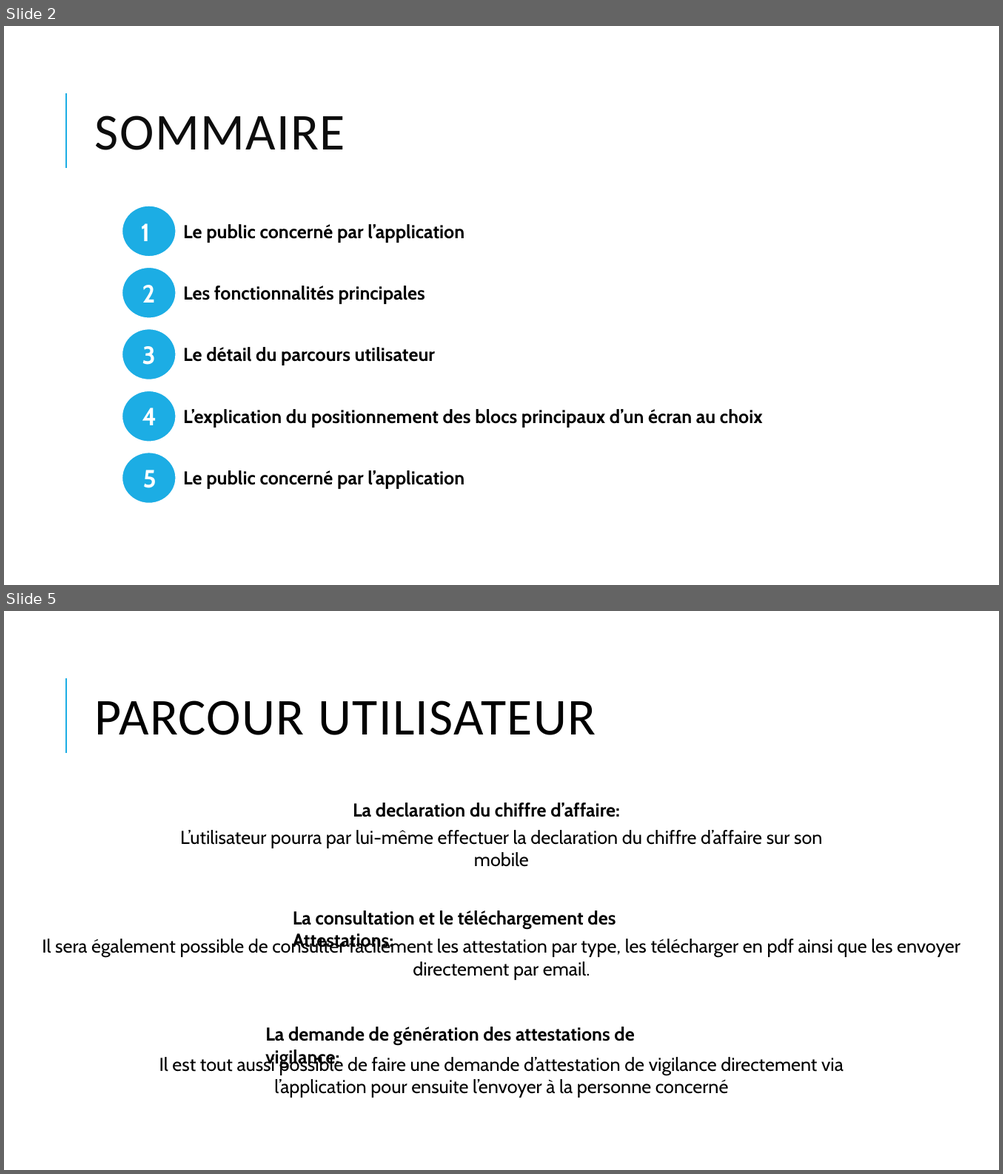
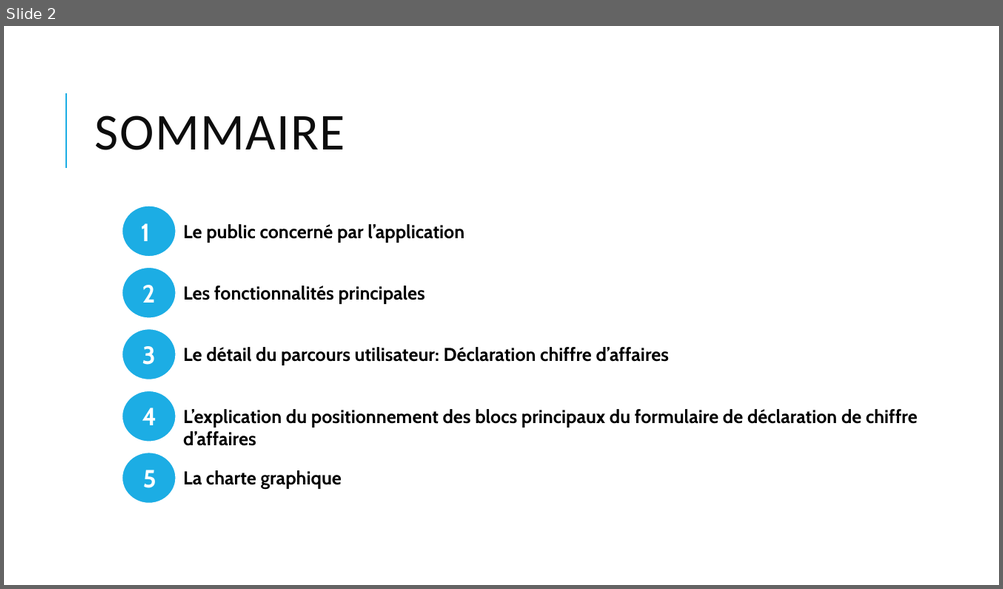
Before and after one commit to AmauryDoux/UrssaffMobile, a slide deck: AmauryDoux-UrssafMobile presentation.pptx. Shown one above the other, each under a label of ours: slides 2 and 5 before the commit, slide 2 after it; the slides between them are not shown. The pictures are 1003x1174 and 1003x589 pixels, drawn with LibreOffice and Linux fonts; fonts in the diff are those of the drawing. Boxes give left, top, right and bottom in pixels: in the first picture for what was removed or moved away, otherwise in the second. Text is boxed around its words. In the diff, an @@ line names an element or a change of style, - is before the commit and + after.

```diff
--- a/AmauryDoux-UrssafMobile presentation.pptx
+++ b/AmauryDoux-UrssafMobile presentation.pptx
@@ slide 5 removed at (x1=4, y1=611, x2=999, y2=1170), background #FFFFFF; not listed: 1 template element that a slide beside it also shows @@
@@ title removed at (x1=95, y1=701, x2=595, y2=735) @@
-PARCOUR UTILISATEUR
@@ text removed at (x1=353, y1=803, x2=620, y2=817) @@
-La declaration du chiffre d’affaire:
@@ text removed at (x1=180, y1=830, x2=822, y2=849) @@
-L’utilisateur pourra par lui-même effectuer la declaration du chiffre d’affaire sur son mobile
@@ text removed at (x1=293, y1=911, x2=615, y2=951) @@
-La consultation et le téléchargement des Attestations:
@@ text removed at (x1=42, y1=937, x2=960, y2=980) @@
-Il sera également possible de consulter facilement les attestation par type, les télécharger en pdf ainsi que les envoyer directement par email.
@@ text removed at (x1=265, y1=1027, x2=634, y2=1068) @@
-La demande de génération des attestations de vigilance:
@@ text removed at (x1=159, y1=1056, x2=843, y2=1098) @@
-Il est tout aussi possible de faire une demande d’attestation de vigilance directement via l’application pour ensuite l’envoyer à la personne concerné
@@ slide 2 changed as well @@
@@ text at (x1=183, y1=347, x2=669, y2=366): text changed @@
-Le détail du parcours utilisateur
+Le détail du parcours utilisateur: Déclaration chiffre d’affaires
@@ text at (x1=183, y1=409, x2=917, y2=446): text changed @@
-L’explication du positionnement des blocs principaux d’un écran au choix
+L’explication du positionnement des blocs principaux du formulaire de déclaration de chiffre d’affaires
@@ text at (x1=183, y1=471, x2=341, y2=490): text changed @@
-Le public concerné par l’application
+La charte graphique
```
Also in this commit, not shown: 6 other slides changed, 4 slides added, 4 other slides removed.
